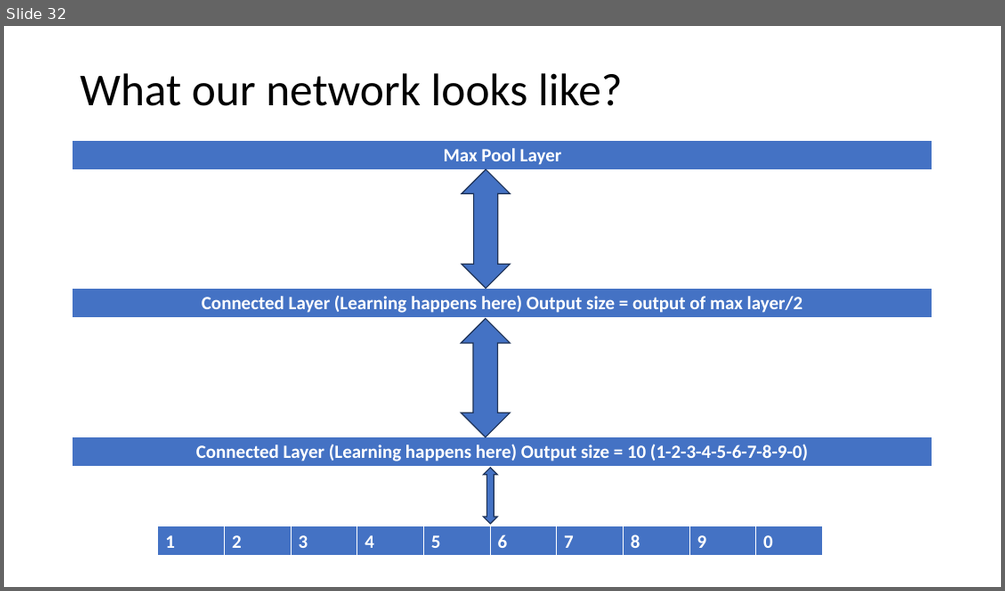
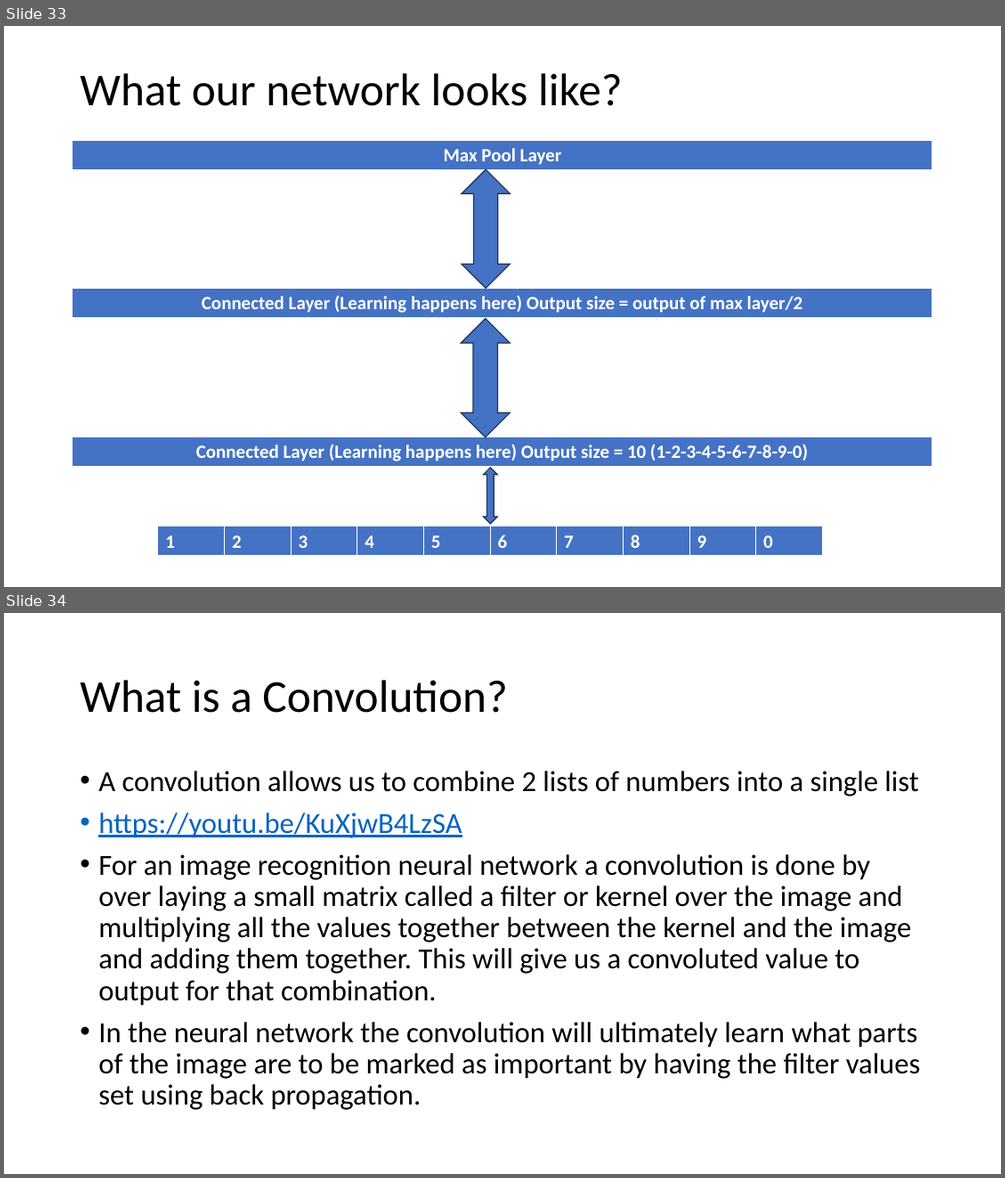
Before and after one commit to mbahrainwala/simpleNN, a slide deck: Introduction To Neural Networks and AI.pptx. Shown one above the other, each under a label of ours: slide 32 before the commit, slides 33 and 34 after it. The pictures are 1005x591 and 1005x1178 pixels, drawn with LibreOffice and Linux fonts; fonts in the diff are those of the drawing. Boxes give left, top, right and bottom in pixels: in the first picture for what was removed or moved away, otherwise in the second. Text is boxed around its words. In the diff, an @@ line names an element or a change of style, - is before the commit and + after.

```diff
--- a/Introduction To Neural Networks and AI.pptx
+++ b/Introduction To Neural Networks and AI.pptx
@@ slide 34 added at <box>4,613,1001,1174</box>, background #FFFFFF @@
@@ title added at <box>80,680,507,713</box>, 44 pt, text #000000 @@
+What is a Convolution?
@@ text added at <box>98,771,920,1110</box>, 28 pt, text #000000 @@
+• A convolution allows us to combine 2 lists of numbers into a single list
+• https://youtu.be/KuXjwB4LzSA
+• For an image recognition neural network a convolution is done by over laying a small matrix called a filter or kernel over the image and multiplying all the values together between the kernel and the image and adding them together. This will give us a convoluted value to output for that combination.
+• In the neural network the convolution will ultimately learn what parts of the image are to be marked as important by having the filter values set using back propagation.
@@ what was slide 32 is now slide 33 @@
```
Also in this commit, not shown: 1 slide changed, 4 other slides added.
